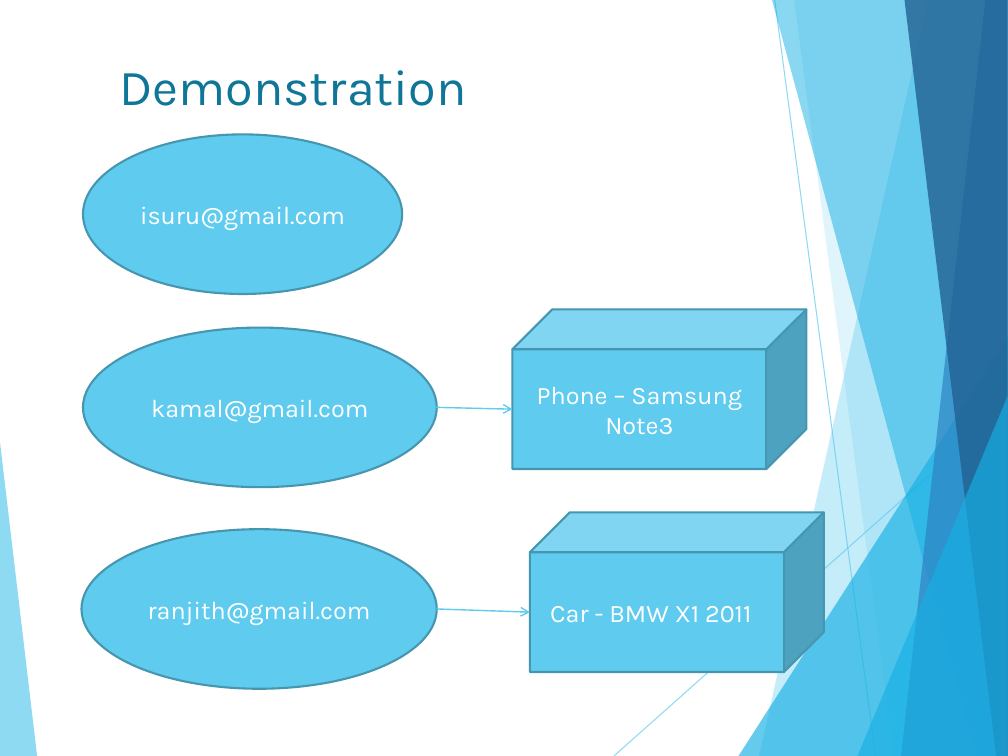
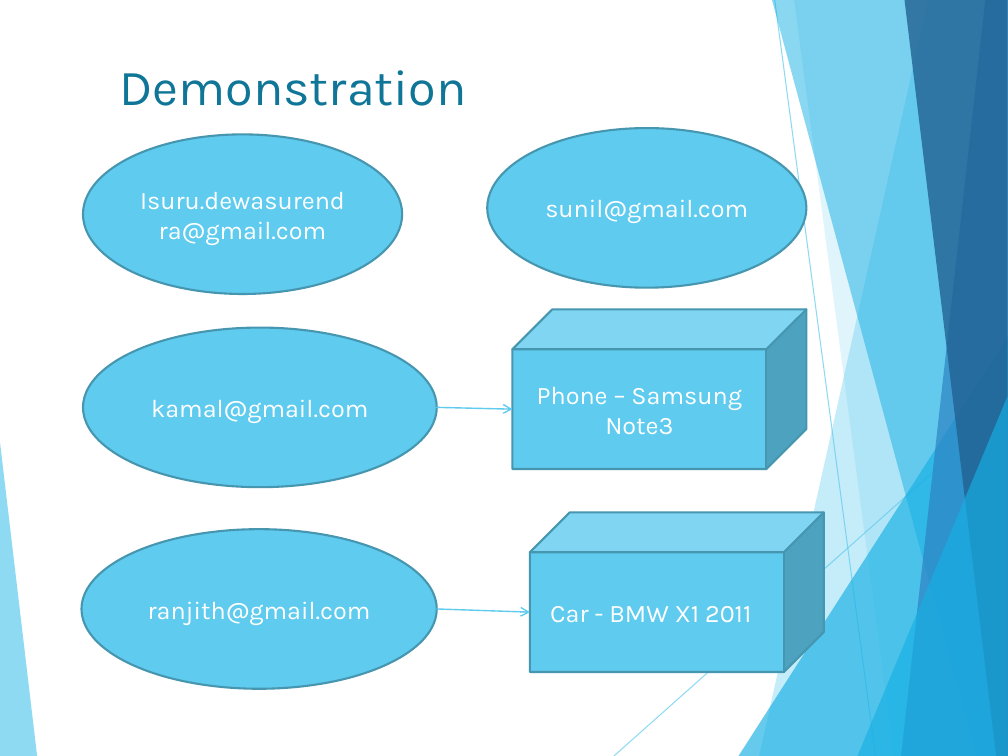
Before and after one commit to isurudewasurendra/SappuSavari, a slide deck: slide 24 of documentation/Location Based Mobile Marketing System.pptx (slide 26 before the commit). Drawn at 1008x756 pixels with LibreOffice and Linux fonts; fonts in the diff are those of the drawing. Boxes give left, top, right and bottom in pixels: in the first picture for what was removed or moved away, otherwise in the second. Text is boxed around its words. In the diff, an @@ line names an element or a change of style, - is before the commit and + after.

```diff
--- a/documentation/Location Based Mobile Marketing System.pptx
+++ b/documentation/Location Based Mobile Marketing System.pptx
@@ ellipse added at [487,128,806,287], fill #5FCBEF, outline #4696B1 1.5 pt, 18 pt, text #FFFFFF @@
+sunil@gmail.com
@@ text in ellipse at [140,192,345,245]: text changed @@
-isuru@gmail.com
+Isuru.dewasurendra@gmail.com
```
Also in this commit, not shown: 11 other slides changed, 4 slides added, 7 slides removed, 21 other files.
